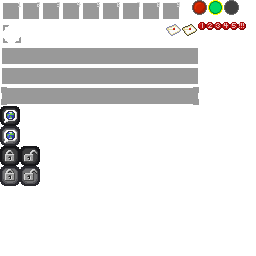
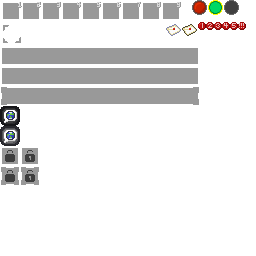
Before/after of a 256×256 layered artwork. What changed in the layer stack:
painted on "numbers" over [19, 2, 181, 8]
added layer "slot expand | number shadow" (40%) in group "slots" over [19, 2, 181, 8]
painted on "slots" (2nd of 2, in "slots") over [19, 2, 181, 8]
painted on "button" (1st of 3, in "buttons") over [19, 2, 181, 8]
painted on "button" (2nd of 3, in "buttons") over [3, 146, 37, 147]
painted on "button" (3rd of 3, in "buttons") over [0, 146, 40, 186]
added group "lock_unlocked" with 2 layers above "lock_locked" over [0, 146, 40, 186]
added layer "foreground" (1st of 4, in "lock_unlocked") (60%) in group "lock_unlocked" over [0, 146, 40, 186]
added layer "background" (1st of 4, in "lock_unlocked") (40%) in group "lock_unlocked" over [20, 146, 40, 186]
added group "lock_locked" with 2 layers above "lock_unlocked_hover" over [0, 146, 40, 186]
added layer "foreground" (2nd of 4, in "lock_locked") (60%) in group "lock_locked" over [0, 146, 40, 186]
added layer "background" (2nd of 4, in "lock_locked") (40%) in group "lock_locked" over [0, 146, 40, 186]
added group "lock_unlocked_hover" with 3 layers above "lock_locked_hover" over [0, 146, 40, 186]
added layer "select" (1st of 2, in "lock_unlocked_hover") in group "lock_unlocked_hover" over [20, 146, 40, 186]
added layer "foreground" (3rd of 4, in "lock_unlocked_hover") (60%) in group "lock_unlocked_hover" over [0, 148, 40, 186]
added layer "background" (3rd of 4, in "lock_unlocked_hover") (40%) in group "lock_unlocked_hover" over [20, 148, 40, 186]
added group "lock_locked_hover" with 3 layers above "..." over [0, 146, 40, 186]
added layer "select" (2nd of 2, in "lock_locked_hover") in group "lock_locked_hover" over [0, 146, 40, 186]
added layer "foreground" (4th of 4, in "lock_locked_hover") (60%) in group "lock_locked_hover" over [0, 148, 40, 186]
added layer "background" (4th of 4, in "lock_locked_hover") (40%) in group "lock_locked_hover" over [0, 148, 40, 186]
painted on "背景" over [0, 2, 181, 186]
